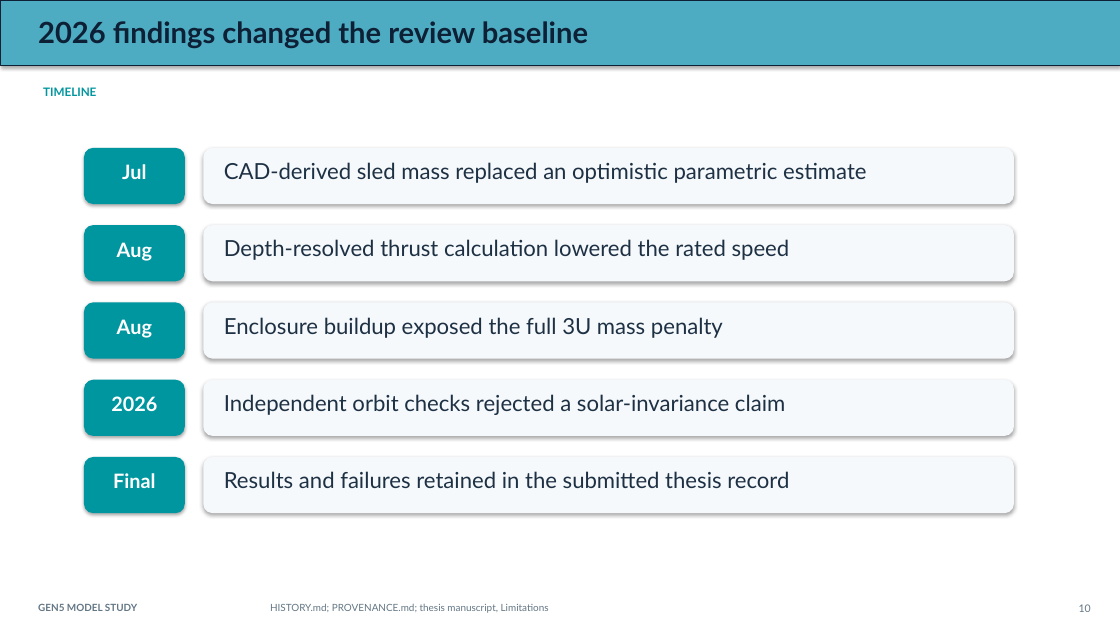
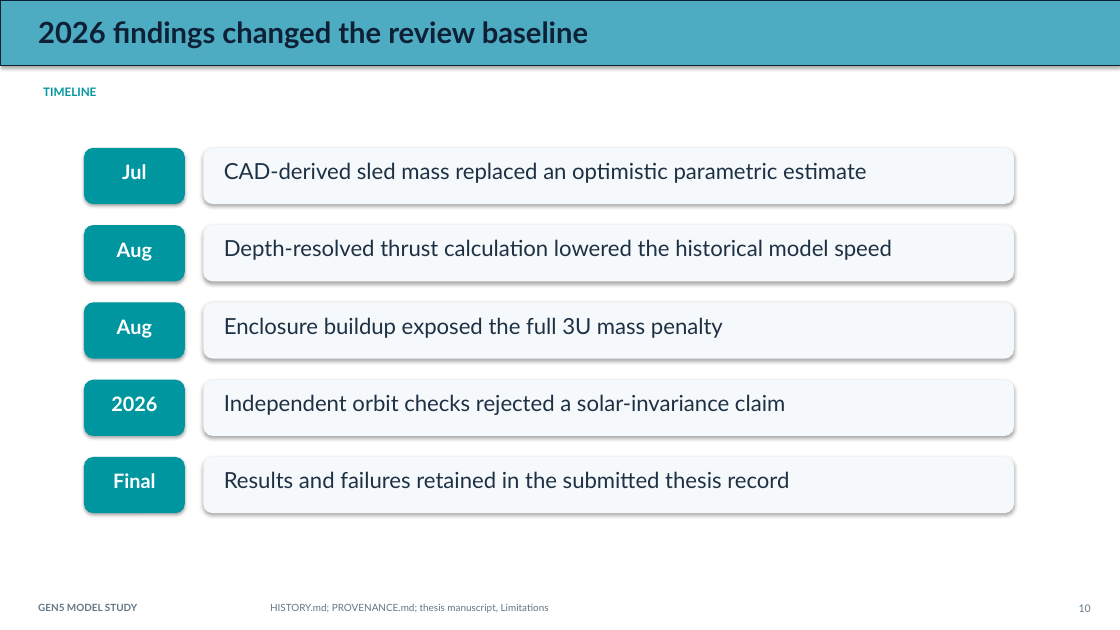
Before and after one commit to aaaaaaaaaaaavm/VOLLEY-thesis, a slide deck: slide 10 of university/final_review_2026_10_10/VOLLEY_Final_Review_2026-10-10.pptx. Drawn at 1120x630 pixels with LibreOffice and Linux fonts; fonts in the diff are those of the drawing. Boxes give left, top, right and bottom in pixels: in the first picture for what was removed or moved away, otherwise in the second. Text is boxed around its words. In the diff, an @@ line names an element or a change of style, - is before the commit and + after.

```diff
--- a/university/final_review_2026_10_10/VOLLEY_Final_Review_2026-10-10.pptx
+++ b/university/final_review_2026_10_10/VOLLEY_Final_Review_2026-10-10.pptx
@@ text at box(224, 239, 892, 260): text changed @@
-Depth-resolved thrust calculation lowered the rated speed
+Depth-resolved thrust calculation lowered the historical model speed
```
Also in this commit, not shown: 1 other slide changed, 23 other files.
